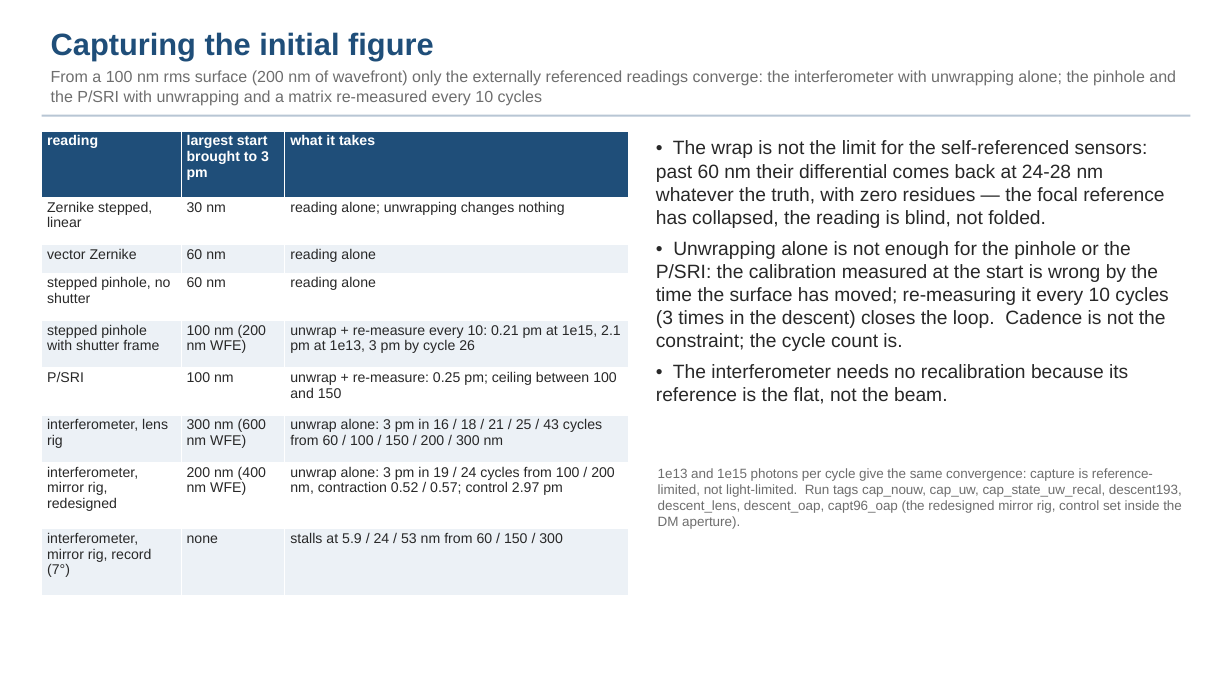
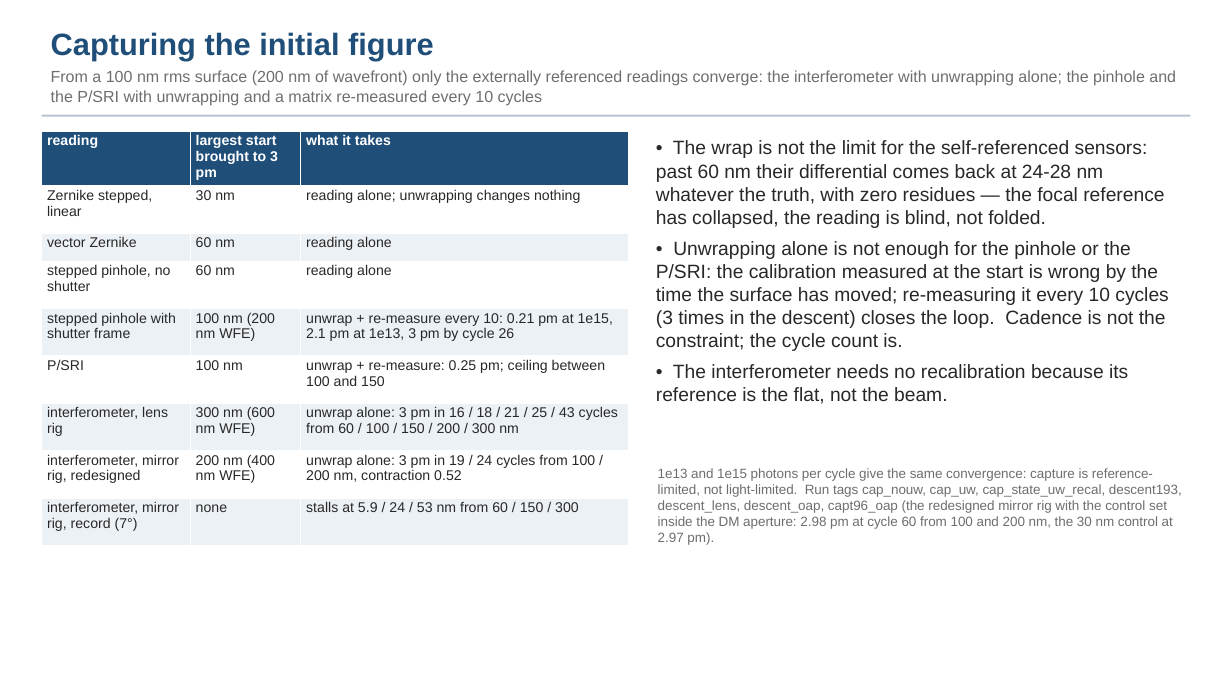
Before and after one commit to nasa-jpl/macos, a slide deck: slide 31 of demo_session/deck_gauges.pptx. Drawn at 1232x693 pixels with LibreOffice and Linux fonts; fonts in the diff are those of the drawing. Boxes give left, top, right and bottom in pixels: in the first picture for what was removed or moved away, otherwise in the second. Text is boxed around its words. In the diff, an @@ line names an element or a change of style, - is before the commit and + after.

```diff
--- a/demo_session/deck_gauges.pptx
+++ b/demo_session/deck_gauges.pptx
@@ table at (42, 131, 629, 539) @@
-row 8, column 3: unwrap alone: 3 pm in 19 / 24 cycles from 100 / 200 nm, contraction 0.52 / 0.57; control 2.97 pm
+row 8, column 3: unwrap alone: 3 pm in 19 / 24 cycles from 100 / 200 nm, contraction 0.52
@@ text at (658, 468, 1182, 545): text changed @@
-1e13 and 1e15 photons per cycle give the same convergence: capture is reference-limited, not light-limited. Run tags cap_nouw, cap_uw, cap_state_uw_recal, descent193, descent_lens, descent_oap, capt96_oap (the redesigned mirror rig, control set inside the DM aperture).
+1e13 and 1e15 photons per cycle give the same convergence: capture is reference-limited, not light-limited. Run tags cap_nouw, cap_uw, cap_state_uw_recal, descent193, descent_lens, descent_oap, capt96_oap (the redesigned mirror rig with the control set inside the DM aperture: 2.98 pm at cycle 60 from 100 and 200 nm, the 30 nm control at 2.97 pm).
```
Also in this commit, not shown: 3 other files.
